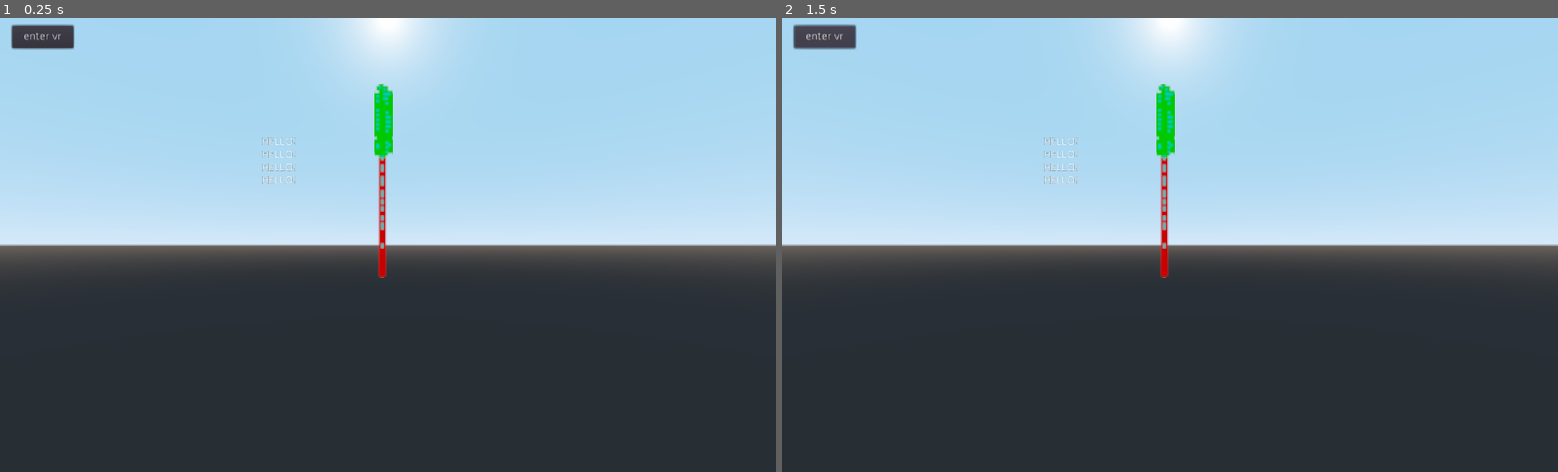
Above: before the commit, frames 1-2 (left to right).
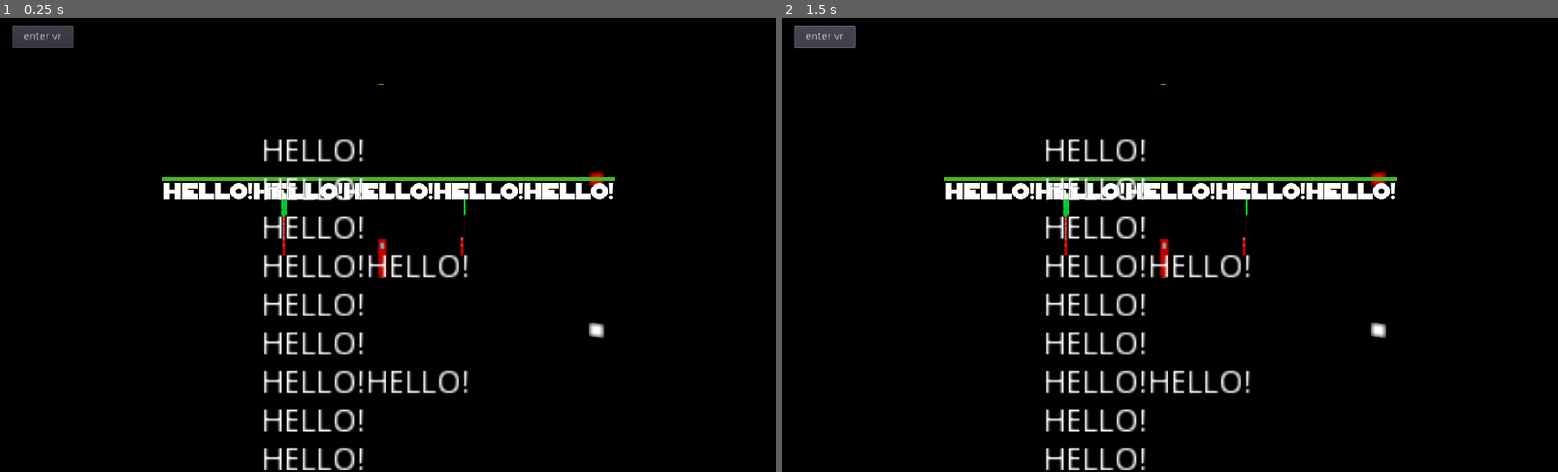
Above: after the commit, the same moments.

Repository: SteveSmith16384/DeathchaseVR
Game: Godot game, scene res://Main.tscn
Two runs of this game, one before a commit and one after it. Both use one fixed random seed, a clock stepped at 60 frames per second and the inputs below. The engine's default icon, where the game draws it, is replaced by a stand-in: a white triangle on a blue panel in a dark square.
Inputs:
- Up to frame 1 (0.25 s): no input
- Up to frame 2 (1.5 s): click "enter vr" at 0.5 s; click "enter vr" at 1.25 s

The runs differ from the first frame. In frame 1, 99% of the frame differs, in the area x 0-100%, y 0-100%; in frame 2, 99%.

Commit message:
Almost working

Diff:
--- /dev/null
+++ b/src/Globals.gd
@@ -0,0 +1,4 @@
+class_name Globals
+extends Node
+
+#const
--- a/src/Label.gd
+++ /dev/null
@@ -1,16 +0,0 @@
-extends Label
-
-
-# Declare member variables here. Examples:
-# var a = 2
-# var b = "text"
-
-
-# Called when the node enters the scene tree for the first time.
-func _ready():
-	pass # Replace with function body.
-
-
-# Called every frame. 'delta' is the elapsed time since the previous frame.
-#func _process(delta):
-#	pass
--- a/src/Level.gd
+++ b/src/Level.gd
@@ -1,16 +1,22 @@
 extends Spatial
 
-
-# Declare member variables here. Examples:
-# var a = 2
-# var b = "text"
+var tree_class = load("res://Tree.tscn")
+func _process(delta):
+	pass
 
 
-# Called when the node enters the scene tree for the first time.
-func _ready():
-	pass # Replace with function body.
+func _on_Timer_timeout():
+	var num_trees = self.get_child_count()
+	if num_trees < 4:
+		create_tree()
+		pass
+	pass
 
 
-# Called every frame. 'delta' is the elapsed time since the previous frame.
-#func _process(delta):
-#	pass
+func create_tree() -> void:
+	var tree = tree_class.new_instance();
+
+
+
+	self.add_child(tree)
+	pass
--- a/src/Level.tscn
+++ b/src/Level.tscn
@@ -1,13 +1,23 @@
-[gd_scene load_steps=3 format=2]
+[gd_scene load_steps=4 format=2]
 
 [ext_resource path="res://Tree.tscn" type="PackedScene" id=1]
 [ext_resource path="res://Level.gd" type="Script" id=2]
+[ext_resource path="res://TextTest.tscn" type="PackedScene" id=3]
 
 [node name="Level" type="Spatial"]
 script = ExtResource( 2 )
 
+[node name="TextTest" parent="." instance=ExtResource( 3 )]
+transform = Transform( 1, 0, 0, 0, 1, 0, 0, 0, 1, 0, 0, -5.26462 )
+
 [node name="Tree" parent="." instance=ExtResource( 1 )]
 transform = Transform( 1, 0, 0, 0, 1, 0, 0, 0, 1, 0, 0, 3 )
+
+[node name="Tree5" parent="." instance=ExtResource( 1 )]
+transform = Transform( 1, 0, 0, 0, 1, 0, 0, 0, 1, 3.87816, 0, -16.9186 )
+
+[node name="Tree6" parent="." instance=ExtResource( 1 )]
+transform = Transform( 1, 0, 0, 0, 1, 0, 0, 0, 1, -5.41938, 0, -16.9186 )
 
 [node name="Tree2" parent="." instance=ExtResource( 1 )]
 transform = Transform( 1, 0, 0, 0, 1, 0, 0, 0, 1, 3.52639, 0, -0.260492 )
@@ -17,3 +27,9 @@
 
 [node name="Tree4" parent="." instance=ExtResource( 1 )]
 transform = Transform( 1, 0, 0, 0, 1, 0, 0, 0, 1, -0.0776572, 0, -5.5961 )
+
+[node name="Timer" type="Timer" parent="."]
+wait_time = 2.0
+autostart = true
+
+[connection signal="timeout" from="Timer" to="." method="_on_Timer_timeout"]
--- a/src/Main.gd
+++ b/src/Main.gd
@@ -6,25 +6,42 @@
 
 
 func _process(delta):
-#	$Player.rotate_y(1)
-	var basis : Basis = $Player/VRMain.get_controller_orientation()
-	var rot : Quat = basis.get_rotation_quat()
-	$Player.rotate_y(rot.y * .1)
+	var controller_basis : Basis = $Player/VRMain.get_controller_orientation()
+	$Player.direction = Vector3()
+	$Player.direction -= controller_basis.z
+
+	return
+
+	var controller_rot : Quat = controller_basis.get_rotation_quat().normalized()
+
+	var head_basis : Basis = $Player/VRMain.get_head_orientation()
+	var head_rot : Quat = head_basis.get_rotation_quat().normalized()
+
+	var overall_rot = controller_rot.y - head_rot.y
+	print("Controller Rot.y=" + str(controller_rot.y))
+	print("Head Rot.y=" + str(head_rot.y))
+	print("Total Rot.y=" + str(overall_rot))
+	if abs(overall_rot) > 0.2:
+#		if overall_rot > 0:
+#			$Player.rotate_y(0.1)
+#		else:
+#			$Player.rotate_y(-0.1)
+		pass
 	pass
 
 
 func _on_VRMain_controller_pressed():
-	print("Main: Controller pressed")
+	#print("Main: Controller pressed")
 	$Player.accelerate()
 	pass
 
 
 func _on_VRMain_controller_released():
-	print("Main: Controller released")
+	#print("Main: Controller released")
 	$Player.brake()
 	pass
 
 
 func _on_Player_entity_left_area(body):
-	body.queue_free()
+	#body.queue_free()
 	pass
--- a/src/Player.gd
+++ b/src/Player.gd
@@ -4,7 +4,7 @@
 
 var accel = false
 var speed: float = 0
-var dir = Vector3.FORWARD
+var direction = Vector3()
 
 
 func _ready():
@@ -12,6 +12,10 @@
 
 
 func _process(delta):
+#	var direction = Vector3()
+#	var controller_basis : Basis = $Player/VRMain.get_controller_orientation()
+#	direction -= head_basis.z
+
 	if accel:
 		speed += 1
 	else:
@@ -19,7 +23,7 @@
 		if speed < 0:
 			speed = 0
 
-	self.move_and_slide(dir * speed, Vector3.UP)
+	self.move_and_slide(direction * speed, Vector3.UP)
 	pass
 
 
--- a/src/Player.tscn
+++ b/src/Player.tscn
@@ -6,7 +6,7 @@
 radius = 0.5
 
 [sub_resource type="SphereShape" id=2]
-radius = 35.0
+radius = 40.0
 
 [node name="Player" type="KinematicBody"]
 script = ExtResource( 1 )
--- /dev/null
+++ b/src/TextTest.gd
@@ -0,0 +1,27 @@
+extends CSGBox
+
+# The box's label.
+onready var label: Label = get_node("Label")
+# The player's camera.
+onready var camera: Camera = get_viewport().get_camera()
+
+# Aligns the position of the label to always face the camera.
+#
+# `point` - The position to align the label to.
+func position_label(point: Vector3):
+	var offset = Vector2(label.get_size().x / 2, 0)
+	label.rect_position = camera.unproject_position(point) - offset
+
+
+# Every frame we check to see if the label is behind the camera or the label is
+# out of the render distance and if so we return early. Otherwise, we position
+# the label on the cube so that it's always facing the camera.
+#
+# `_delta` - The difference in time between the last frame and the current frame.
+func _process(_delta):
+	var pos: Vector3 = global_transform.origin
+
+	# If the point is behind the camera we hide the label and return early.
+	if camera.is_position_behind(pos): return
+
+	position_label(pos)
--- /dev/null
+++ b/src/TextTest.tscn
@@ -0,0 +1,30 @@
+[gd_scene load_steps=6 format=2]
+
+[ext_resource path="res://TextTest.gd" type="Script" id=1]
+
+[sub_resource type="Theme" id=3]
+
+[sub_resource type="StyleBoxLine" id=4]
+color = Color( 0.270588, 0.729412, 0.105882, 1 )
+thickness = 5
+
+[sub_resource type="DynamicFontData" id=1]
+font_path = "res://assets/fonts/SF Distant Galaxy.ttf"
+
+[sub_resource type="DynamicFont" id=2]
+size = 32
+font_data = SubResource( 1 )
+
+[node name="TextTest" type="CSGBox"]
+script = ExtResource( 1 )
+
+[node name="Label" type="Label" parent="."]
+margin_right = 128.0
+margin_bottom = 69.0
+theme = SubResource( 3 )
+custom_styles/normal = SubResource( 4 )
+custom_fonts/font = SubResource( 2 )
+text = "HELLO!HELLO!HELLO!HELLO!HELLO!"
+__meta__ = {
+"_edit_use_anchors_": false
+}
--- a/src/project.godot
+++ b/src/project.godot
@@ -7,6 +7,16 @@
 ;   param=value ; assign values to parameters
 
 config_version=4
+
+_global_script_classes=[ {
+"base": "Node",
+"class": "Globals",
+"language": "GDScript",
+"path": "res://Globals.gd"
+} ]
+_global_script_class_icons={
+"Globals": ""
+}
 
 [application]
 
--- a/src/vr/VRMain.gd
+++ b/src/vr/VRMain.gd
@@ -179,3 +179,7 @@
 #		return self.controller_orientation
 #	return null
 	return $ARVROrigin/RightController/MeshInstance.global_transform.basis
+
+
+func get_head_orientation() -> Basis:
+	return $ARVROrigin/ARVRCamera.global_transform.basis
--- a/src/vr/VRMain.tscn
+++ b/src/vr/VRMain.tscn
@@ -1,13 +1,15 @@
-[gd_scene load_steps=7 format=2]
+[gd_scene load_steps=8 format=2]
 
 [ext_resource path="res://vr/VRMain.gd" type="Script" id=1]
 [ext_resource path="res://icon.png" type="Texture" id=2]
+[ext_resource path="res://assets/background1.png" type="Texture" id=3]
 
-[sub_resource type="ProceduralSky" id=3]
+[sub_resource type="PanoramaSky" id=5]
+panorama = ExtResource( 3 )
 
 [sub_resource type="Environment" id=4]
 background_mode = 2
-background_sky = SubResource( 3 )
+background_sky = SubResource( 5 )
 
 [sub_resource type="CubeMesh" id=1]
 size = Vector3( 0.1, 0.1, 0.1 )
@@ -32,6 +34,39 @@
 
 [node name="ARVRCamera" type="ARVRCamera" parent="ARVROrigin"]
 environment = SubResource( 4 )
+current = true
+far = 40.0
+
+[node name="Sprite3D" type="Sprite3D" parent="ARVROrigin/ARVRCamera"]
+transform = Transform( 1, 0, 0, 0, 1, 0, 0, 0, 1, 0, 0, -4.51885 )
+visible = false
+billboard = 1
+texture = ExtResource( 2 )
+
+[node name="Label" type="Label" parent="ARVROrigin/ARVRCamera/Sprite3D"]
+anchor_right = 0.056
+anchor_bottom = 0.063
+margin_left = 345.068
+margin_top = 156.978
+margin_right = 333.724
+margin_bottom = 133.178
+rect_scale = Vector2( 3, 3 )
+text = "HELLO!
+HELLO!
+HELLO!
+HELLO!HELLO!
+HELLO!
+HELLO!
+HELLO!HELLO!
+HELLO!
+HELLO!
+HELLO!HELLO!
+HELLO!
+HELLO!
+HELLO!"
+__meta__ = {
+"_edit_use_anchors_": false
+}
 
 [node name="LeftController" type="ARVRController" parent="ARVROrigin"]
 
@@ -45,22 +80,3 @@
 [node name="MeshInstance" type="MeshInstance" parent="ARVROrigin/RightController"]
 mesh = SubResource( 2 )
 material/0 = null
-
-[node name="Sprite3D" type="Sprite3D" parent="."]
-billboard = 1
-texture = ExtResource( 2 )
-
-[node name="Label" type="Label" parent="Sprite3D"]
-anchor_right = 0.056
-anchor_bottom = 0.063
-margin_left = 345.068
-margin_top = 156.978
-margin_right = 333.724
-margin_bottom = 133.178
-text = "HELLO!
-HELLO!
-HELLO!
-HELLO!"
-__meta__ = {
-"_edit_use_anchors_": false
-}
Binary file added: src/assets/background1.png
Not shown, added: src/assets/background1.png.import
Binary file added: src/assets/fonts/SF Distant Galaxy.ttf
